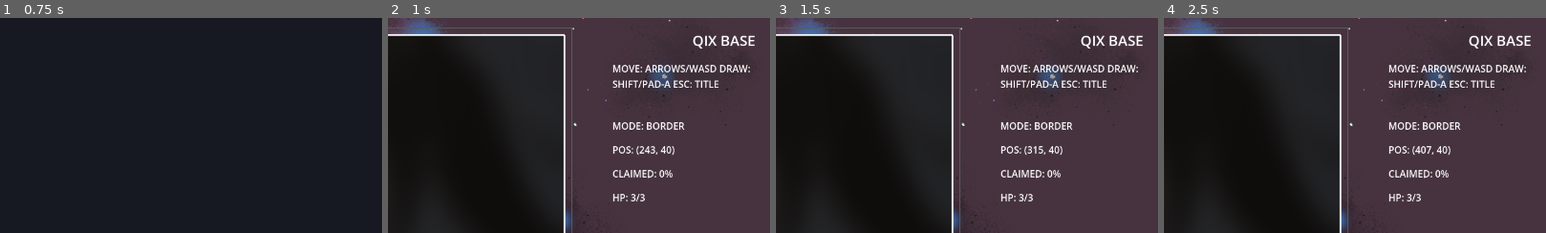
Above: before the commit, frames 1-4 (left to right).
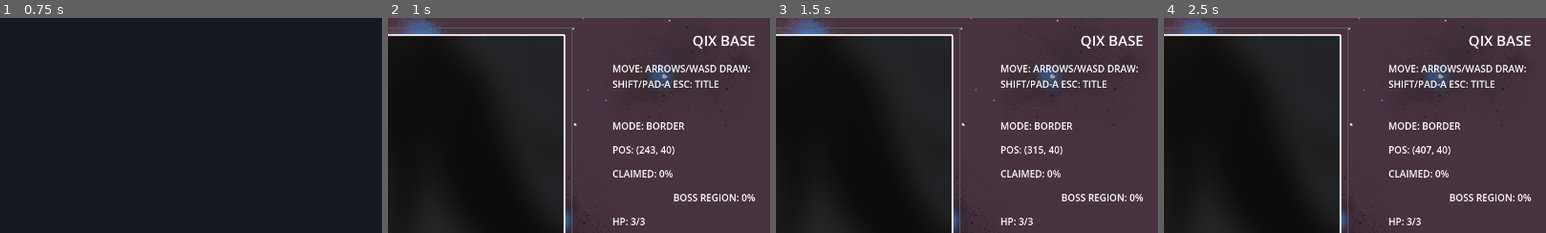
Above: after the commit, the same moments.

Repository: goenc/qix-project
Game: Godot game, scene res://scenes/title_main.tscn
The game is run twice, just before and just after one commit, with the same random seed, the same clock (stepped at 60 frames per second) and the same inputs.
Inputs (mouse positions are % of the whole screen's width and height, from its top left):
- Up to frame 1 (0.75 s): tap A at 0.5 s; move the mouse to (72, 45) at 0.52 s; hold Right (move_right) from 0.53 s (still down); tap Shift (qix_draw) at 0.6 s; click (72, 45) at 0.67 s
- Up to frame 2 (1 s): keep holding Right (move_right); tap Space at 0.77 s
- Up to frame 3 (1.5 s): move the mouse to (30, 55) at 1.27 s; release Right (move_right) at 1.28 s; hold Down (move_down) from 1.28 s (still down); tap Enter (qix_start) at 1.35 s
- Up to frame 4 (2.5 s): tap Space at 1.52 s; move the mouse to (60, 28) at 2.02 s; release Down (move_down) at 2.03 s; hold Right (move_right) from 2.03 s (still down); tap Shift (qix_draw) at 2.1 s
The pictures show only the part of the screen within x 50-100%, y 2-52%; the shares and areas given below are measured in that part.

Frame 1 is identical in both runs. In frame 2, 0.8% of the frame differs, in the area x 58-97%, y 81-97%; in frame 3, 0.8%; in frame 4, 0.8%.

Commit message:
緑領域の表示切替と面積パーセント表示を追加
・HUDにBOSS REGION表示を追加し面積パーセント表示のオンオフに対応
・面塗り表示と面積パーセント表示をデバッグ画面から個別に切り替え可能に変更
・Debug Manager Windowに新規トグルを追加し既存シーンへ状態同期する処理を拡張
・godot_console --headless --path . --quit で読み込み確認を実施
・godot --path . --quit-after 2 で非headless起動確認を実施

Diff:
--- a/debug/DebugManager.gd
+++ b/debug/DebugManager.gd
@@ -16,6 +16,8 @@
 var _hitbox_overlay: CanvasItem = null
 var _show_vertical_guides := true
 var _show_horizontal_guides := true
+var _show_area_fills := true
+var _show_area_percent_labels := true
 
 
 func _ready() -> void:
@@ -78,6 +80,18 @@
 	_sync_manager_window_horizontal_guides_state()
 
 
+func set_area_fills_enabled(enabled: bool) -> void:
+	_show_area_fills = enabled
+	_apply_guide_visibility_to_scene()
+	_sync_manager_window_area_fills_state()
+
+
+func set_area_percent_labels_enabled(enabled: bool) -> void:
+	_show_area_percent_labels = enabled
+	_apply_guide_visibility_to_scene()
+	_sync_manager_window_area_percent_labels_state()
+
+
 func is_hitbox_overlay_enabled() -> bool:
 	return _hitbox_overlay_enabled
 
@@ -92,6 +106,14 @@
 
 func is_horizontal_guides_enabled() -> bool:
 	return _show_horizontal_guides
+
+
+func is_area_fills_enabled() -> bool:
+	return _show_area_fills
+
+
+func is_area_percent_labels_enabled() -> bool:
+	return _show_area_percent_labels
 
 
 func _show_window(window_id: StringName) -> void:
@@ -148,6 +170,8 @@
 	window.set_pause_enabled(is_game_paused())
 	window.set_vertical_guides_enabled(_show_vertical_guides)
 	window.set_horizontal_guides_enabled(_show_horizontal_guides)
+	window.set_area_fills_enabled(_show_area_fills)
+	window.set_area_percent_labels_enabled(_show_area_percent_labels)
 
 
 func _connect_manager_window_signals(window: DebugManagerWindow) -> void:
@@ -165,6 +189,10 @@
 		window.vertical_guides_toggled.connect(set_vertical_guides_enabled)
 	if !window.horizontal_guides_toggled.is_connected(set_horizontal_guides_enabled):
 		window.horizontal_guides_toggled.connect(set_horizontal_guides_enabled)
+	if !window.area_fills_toggled.is_connected(set_area_fills_enabled):
+		window.area_fills_toggled.connect(set_area_fills_enabled)
+	if !window.area_percent_labels_toggled.is_connected(set_area_percent_labels_enabled):
+		window.area_percent_labels_toggled.connect(set_area_percent_labels_enabled)
 
 
 func _sync_hitbox_overlay_visibility() -> void:
@@ -191,6 +219,8 @@
 func _sync_manager_window_guide_states() -> void:
 	_sync_manager_window_vertical_guides_state()
 	_sync_manager_window_horizontal_guides_state()
+	_sync_manager_window_area_fills_state()
+	_sync_manager_window_area_percent_labels_state()
 
 
 func _sync_manager_window_vertical_guides_state() -> void:
@@ -205,6 +235,20 @@
 	if !is_instance_valid(manager_window):
 		return
 	manager_window.set_horizontal_guides_enabled(_show_horizontal_guides)
+
+
+func _sync_manager_window_area_fills_state() -> void:
+	var manager_window := _windows.get(MANAGER_WINDOW_ID) as DebugManagerWindow
+	if !is_instance_valid(manager_window):
+		return
+	manager_window.set_area_fills_enabled(_show_area_fills)
+
+
+func _sync_manager_window_area_percent_labels_state() -> void:
+	var manager_window := _windows.get(MANAGER_WINDOW_ID) as DebugManagerWindow
+	if !is_instance_valid(manager_window):
+		return
+	manager_window.set_area_percent_labels_enabled(_show_area_percent_labels)
 
 
 func _can_toggle_pause_from_debug_input() -> bool:
@@ -241,13 +285,17 @@
 	var guide_controller := _resolve_debug_method_target(
 		PackedStringArray([
 			"set_show_vertical_guides_from_debug",
-			"set_show_horizontal_guides_from_debug"
+			"set_show_horizontal_guides_from_debug",
+			"set_show_area_fills_from_debug",
+			"set_show_area_percent_labels_from_debug"
 		])
 	)
 	if !is_instance_valid(guide_controller):
 		return
 	guide_controller.call("set_show_vertical_guides_from_debug", _show_vertical_guides)
 	guide_controller.call("set_show_horizontal_guides_from_debug", _show_horizontal_guides)
+	guide_controller.call("set_show_area_fills_from_debug", _show_area_fills)
+	guide_controller.call("set_show_area_percent_labels_from_debug", _show_area_percent_labels)
 
 
 func _resolve_debug_method_target(method_names: PackedStringArray) -> Node:
--- a/debug/manager/debug_manager_window.gd
+++ b/debug/manager/debug_manager_window.gd
@@ -8,6 +8,8 @@
 signal pause_toggled(enabled: bool)
 signal vertical_guides_toggled(enabled: bool)
 signal horizontal_guides_toggled(enabled: bool)
+signal area_fills_toggled(enabled: bool)
+signal area_percent_labels_toggled(enabled: bool)
 
 @onready var _open_input_debugger_button: Button = $FeatureButtons/OpenInputDebuggerButton
 @onready var _open_input_log_button: Button = $FeatureButtons/OpenInputLogButton
@@ -16,6 +18,8 @@
 @onready var _toggle_pause_button: CheckButton = $FeatureButtons/TogglePauseButton
 @onready var _toggle_vertical_guides_button: CheckButton = $FeatureButtons/ToggleVerticalGuidesButton
 @onready var _toggle_horizontal_guides_button: CheckButton = $FeatureButtons/ToggleHorizontalGuidesButton
+@onready var _toggle_area_fills_button: CheckButton = $FeatureButtons/ToggleAreaFillsButton
+@onready var _toggle_area_percent_labels_button: CheckButton = $FeatureButtons/ToggleAreaPercentLabelsButton
 
 
 func _ready() -> void:
@@ -34,6 +38,8 @@
 	_toggle_pause_button.toggled.connect(_on_toggle_pause_button_toggled)
 	_toggle_vertical_guides_button.toggled.connect(_on_toggle_vertical_guides_button_toggled)
 	_toggle_horizontal_guides_button.toggled.connect(_on_toggle_horizontal_guides_button_toggled)
+	_toggle_area_fills_button.toggled.connect(_on_toggle_area_fills_button_toggled)
+	_toggle_area_percent_labels_button.toggled.connect(_on_toggle_area_percent_labels_button_toggled)
 
 
 func _move_near_main_window() -> void:
@@ -71,6 +77,14 @@
 	_toggle_horizontal_guides_button.set_pressed_no_signal(enabled)
 
 
+func set_area_fills_enabled(enabled: bool) -> void:
+	_toggle_area_fills_button.set_pressed_no_signal(enabled)
+
+
+func set_area_percent_labels_enabled(enabled: bool) -> void:
+	_toggle_area_percent_labels_button.set_pressed_no_signal(enabled)
+
+
 func _on_toggle_hitbox_overlay_button_toggled(enabled: bool) -> void:
 	hitbox_overlay_toggled.emit(enabled)
 
@@ -85,3 +99,11 @@
 
 func _on_toggle_horizontal_guides_button_toggled(enabled: bool) -> void:
 	horizontal_guides_toggled.emit(enabled)
+
+
+func _on_toggle_area_fills_button_toggled(enabled: bool) -> void:
+	area_fills_toggled.emit(enabled)
+
+
+func _on_toggle_area_percent_labels_button_toggled(enabled: bool) -> void:
+	area_percent_labels_toggled.emit(enabled)
--- a/debug/manager/debug_manager_window.tscn
+++ b/debug/manager/debug_manager_window.tscn
@@ -6,7 +6,7 @@
 oversampling_override = 1.0
 title = "Debug Manager"
 initial_position = 2
-size = Vector2i(220, 320)
+size = Vector2i(220, 404)
 wrap_controls = true
 unresizable = true
 script = ExtResource("1_manager_script")
@@ -50,9 +50,9 @@
 [node name="OpenObjectInspectorButton" type="Button" parent="FeatureButtons"]
 layout_mode = 0
 offset_left = 14.0
-offset_top = 266.0
+offset_top = 350.0
 offset_right = 206.0
-offset_bottom = 298.0
+offset_bottom = 382.0
 text = "Object Inspector"
 
 [node name="ToggleVerticalGuidesButton" type="CheckButton" parent="FeatureButtons"]
@@ -72,3 +72,21 @@
 offset_bottom = 256.0
 button_pressed = true
 text = "Horizontal Guides"
+
+[node name="ToggleAreaFillsButton" type="CheckButton" parent="FeatureButtons"]
+layout_mode = 0
+offset_left = 14.0
+offset_top = 266.0
+offset_right = 206.0
+offset_bottom = 298.0
+button_pressed = true
+text = "Area Fills"
+
+[node name="ToggleAreaPercentLabelsButton" type="CheckButton" parent="FeatureButtons"]
+layout_mode = 0
+offset_left = 14.0
+offset_top = 308.0
+offset_right = 206.0
+offset_bottom = 340.0
+button_pressed = true
+text = "Area Percent Labels"
--- a/scenes/base_main.tscn
+++ b/scenes/base_main.tscn
@@ -86,22 +86,32 @@
 offset_bottom = 288.0
 text = "CLAIMED: 0%"
 
-[node name="HpLabel" type="Label" parent="Ui/Root"]
+[node name="BossRegionLabel" type="Label" parent="Ui/Root"]
 anchor_left = 1.0
 anchor_right = 1.0
 offset_left = -264.0
 offset_top = 300.0
 offset_right = -24.0
 offset_bottom = 328.0
+horizontal_alignment = 2
+text = "BOSS REGION: 0%"
+
+[node name="HpLabel" type="Label" parent="Ui/Root"]
+anchor_left = 1.0
+anchor_right = 1.0
+offset_left = -264.0
+offset_top = 340.0
+offset_right = -24.0
+offset_bottom = 368.0
 text = "HP: 3/3"
 
 [node name="ResultLabel" type="Label" parent="Ui/Root"]
 anchor_left = 1.0
 anchor_right = 1.0
 offset_left = -264.0
-offset_top = 348.0
+offset_top = 388.0
 offset_right = -24.0
-offset_bottom = 390.0
+offset_bottom = 430.0
 theme_override_font_sizes/font_size = 28
 horizontal_alignment = 2
 text = ""
--- a/scripts/game/base_main.gd
+++ b/scripts/game/base_main.gd
@@ -38,6 +38,7 @@
 @onready var state_label: Label = $Ui/Root/StateLabel
 @onready var position_label: Label = $Ui/Root/PositionLabel
 @onready var claimed_label: Label = $Ui/Root/ClaimedLabel
+@onready var boss_region_label: Label = $Ui/Root/BossRegionLabel
 @onready var hp_label: Label = $Ui/Root/HpLabel
 @onready var result_label: Label = $Ui/Root/ResultLabel
 
@@ -65,6 +66,8 @@
 var game_over := false
 var show_vertical_guides := true
 var show_horizontal_guides := true
+var show_area_fills := true
+var show_area_percent_labels := true
 var current_capture_generation := 0
 var capture_preview_active := false
 var last_synced_boss_marker_position := Vector2.ZERO
@@ -122,12 +125,40 @@
 	queue_redraw()
 
 
+func set_show_area_fills_from_debug(enabled: bool) -> void:
+	if show_area_fills == enabled:
+		return
+	show_area_fills = enabled
+	queue_redraw()
+
+
+func set_show_area_percent_labels_from_debug(enabled: bool) -> void:
+	if show_area_percent_labels == enabled:
+		return
+	show_area_percent_labels = enabled
+	_sync_hud()
+
+
 func _sync_hud() -> void:
 	var playfield_area := playfield_rect.size.x * playfield_rect.size.y
 	var claimed_ratio := 0.0
 	if playfield_area > 0.0:
 		claimed_ratio = clampf(claimed_area / playfield_area, 0.0, 1.0)
-	claimed_label.text = "CLAIMED: %d%%" % int(round(claimed_ratio * 100.0))
+	if show_area_percent_labels:
+		claimed_label.text = "CLAIMED: %d%%" % int(round(claimed_ratio * 100.0))
+	else:
+		claimed_label.text = "CLAIMED: OFF"
+	var boss_region_ratio := 0.0
+	if playfield_area > 0.0 and boss_region_polygon.size() >= 3:
+		boss_region_ratio = clampf(
+			PlayfieldBoundary.polygon_area(boss_region_polygon) / playfield_area,
+			0.0,
+			1.0
+		)
+	if show_area_percent_labels:
+		boss_region_label.text = "BOSS REGION: %d%%" % int(round(boss_region_ratio * 100.0))
+	else:
+		boss_region_label.text = "BOSS REGION: OFF"
 	_update_hp_label()
 
 	if game_over:
@@ -201,12 +232,13 @@
 		draw_polygon(stage_cover_polygon, cover_colors, stage_cover_uvs, STAGE_COVER_BACKGROUND_TEXTURE)
 
 	var outer_rect := playfield_rect.grow(playfield_outer_frame_padding)
-	for polygon in claimed_polygons:
-		if polygon.size() >= 3:
-			draw_colored_polygon(polygon, claimed_fill_color)
-	if boss_region_polygon.size() >= 3:
-		draw_colored_polygon(boss_region_polygon, boss_region_fill_color)
-	_draw_guide_partition_fills()
+	if show_area_fills:
+		for polygon in claimed_polygons:
+			if polygon.size() >= 3:
+				draw_colored_polygon(polygon, claimed_fill_color)
+		if boss_region_polygon.size() >= 3:
+			draw_colored_polygon(boss_region_polygon, boss_region_fill_color)
+		_draw_guide_partition_fills()
 	_draw_border_segments(inactive_border_segments, inactive_border_color)
 	_draw_guide_segments()
 	_draw_border_loop(current_outer_loop, playfield_border_color)
@@ -3295,6 +3327,10 @@
 		show_vertical_guides = bool(debug_manager.call("is_vertical_guides_enabled"))
 	if debug_manager.has_method("is_horizontal_guides_enabled"):
 		show_horizontal_guides = bool(debug_manager.call("is_horizontal_guides_enabled"))
+	if debug_manager.has_method("is_area_fills_enabled"):
+		show_area_fills = bool(debug_manager.call("is_area_fills_enabled"))
+	if debug_manager.has_method("is_area_percent_labels_enabled"):
+		show_area_percent_labels = bool(debug_manager.call("is_area_percent_labels_enabled"))
 
 
 func _update_hp_label() -> void:
Not shown, changed: runtime/commit_message.md
